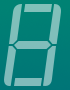
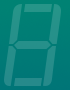
Layered file, before and after one edit (70x90). Changes by layer:
"Segments white": opacity 50% → 15% over box(4, 4, 61, 86)
